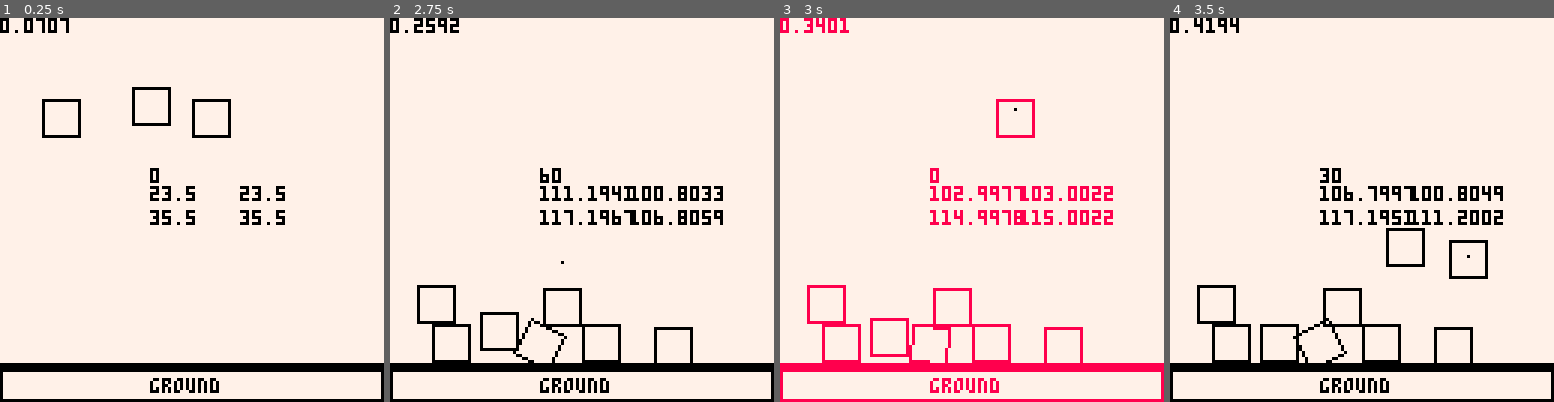
Above: before the commit, frames 1-4 (left to right).
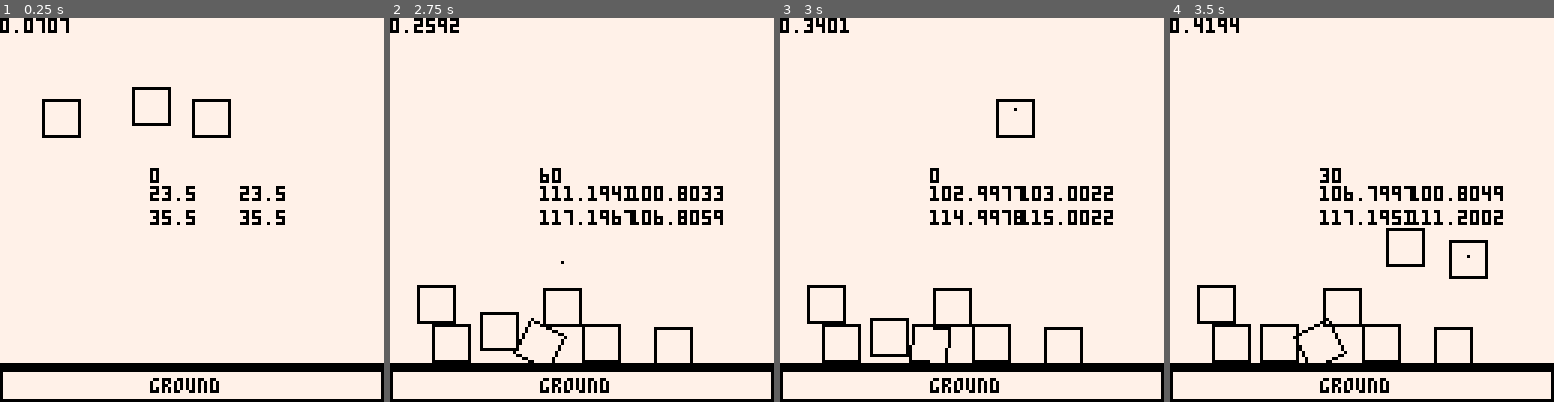
Above: after the commit, the same moments.

Repository: kevylet/PICO-Physics
Game: PICO-8 cartridge physics.p8
The game is run twice, just before and just after one commit, with the same random seed, the same clock (stepped at 60 frames per second) and the same inputs.
Inputs (mouse positions are in pixels of both pictures, inside the frame that each line leads up to):
- Up to frame 1 (0.25 s): no input
- Up to frame 2 (2.75 s): click (670, 121) at 0.67 s; click (436, 267) at 1.22 s; hold Right 1.6-2.1 s; click (497, 114) at 1.77 s; click (562, 259) at 2.32 s; hold Right from 2.47 s (still down)
- Up to frame 3 (3 s): keep holding Right; click (1014, 106) at 2.87 s
- Up to frame 4 (3.5 s): release Right at 3.03 s; hold Left from 3.08 s (still down); click (1465, 256) at 3.42 s

Frames 1-2 are identical in both runs. In frame 3, 7.9% of the frame differs, in the area x 0-100%, y 0-100%; in frame 4, nothing differs.

Commit message:
Added balance resolution
- checks if too far on left side & rotates off if so

Diff:
--- a/physics.p8
+++ b/physics.p8
@@ -113,7 +113,6 @@
  local px
  local py
  if b.angle < 180 then
-  color(8)
   px = b.points.x1
   py = b.points.y1
   b.points.x1 = b.points.x2
@@ -141,8 +140,16 @@
  end
 end
 
-function is_balanced(top_b,bot_b)
-
+function resolve_balance(b1,b2)
+ if b1.points.cy > b2.points.cy then
+  if b1.points.cx < b2.points.x1 then
+   rotate_box(b1,30,b2.points.x1,b2.points.y1)
+  end
+ else
+  if b2.points.cx < b1.points.x1 then
+   rotate_box(b2,30,b1.points.x1,b1.points.y1)
+  end
+ end
 end
 
 function collision(b1,b2)
